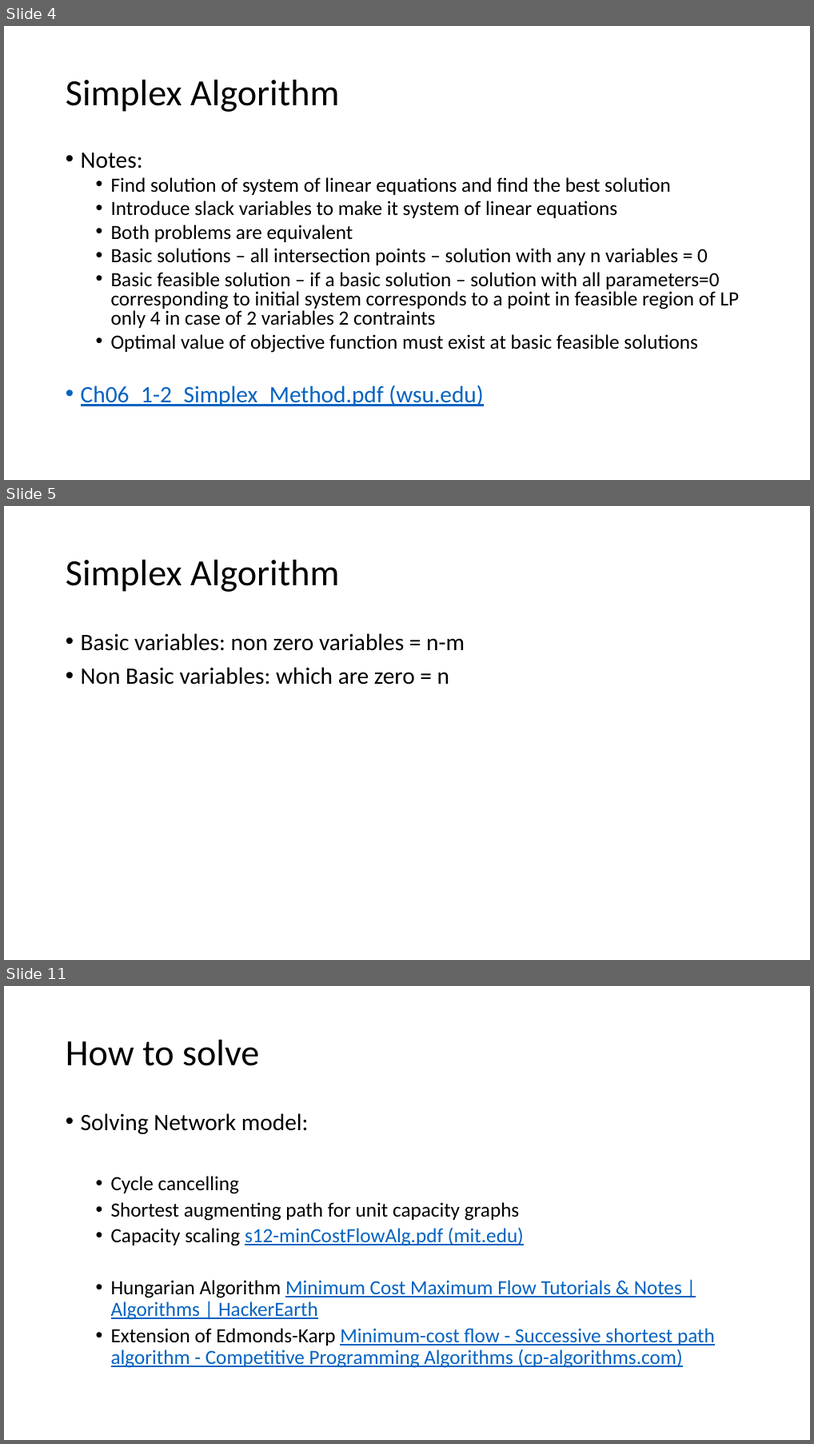
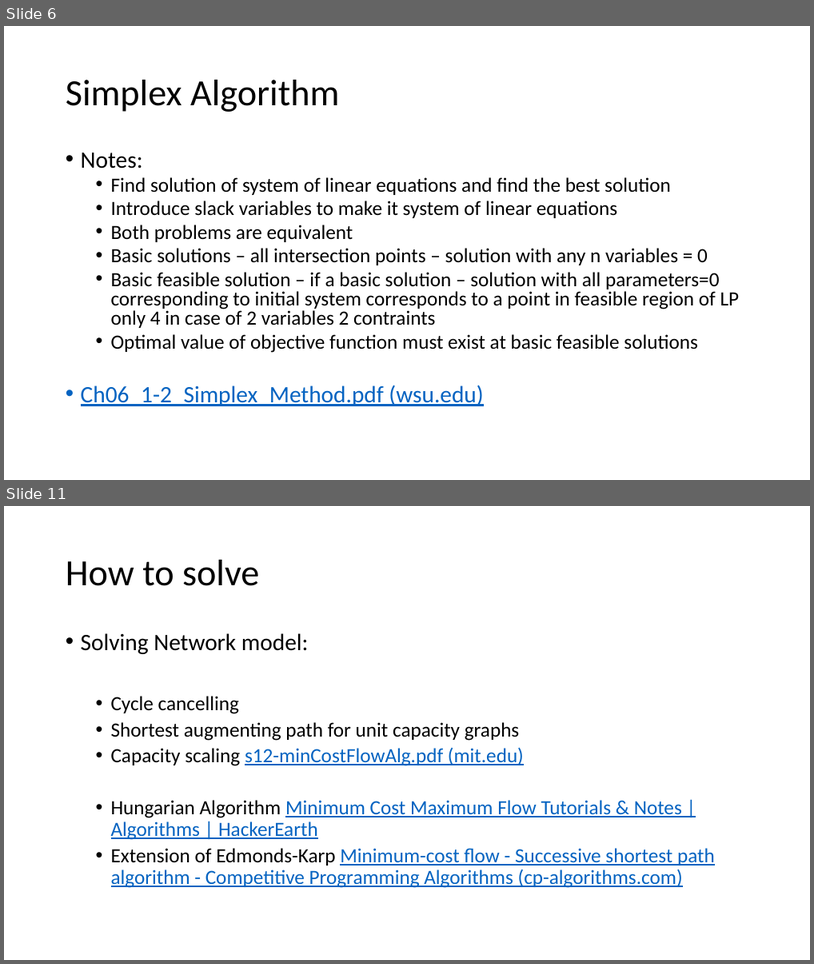
Before and after one commit to anirudhakulkarni/Parallel-MCMF-at-IISc-Research, a slide deck: week-3.pptx. Shown one above the other, each under a label of ours: slides 4, 5 and 11 before the commit, slides 6 and 11 after it; the slides between them are not shown. The pictures are 814x1444 and 814x964 pixels, drawn with LibreOffice and Linux fonts; fonts in the diff are those of the drawing. Boxes give left, top, right and bottom in pixels: in the first picture for what was removed or moved away, otherwise in the second. Text is boxed around its words. In the diff, an @@ line names an element or a change of style, - is before the commit and + after.

```diff
--- a/week-3.pptx
+++ b/week-3.pptx
@@ slide 5 removed at bbox=[4, 506, 810, 960], background #FFFFFF @@
@@ title removed at bbox=[66, 560, 339, 592] @@
-Simplex Algorithm
@@ text removed at bbox=[81, 633, 465, 684] @@
-• Basic variables: non zero variables = n-m
-• Non Basic variables: which are zero = n
@@ what was slide 4 is now slide 6 @@
```
Also in this commit, not shown: 6 slides changed, 2 slides added, 4 other slides removed, 24 other files.
